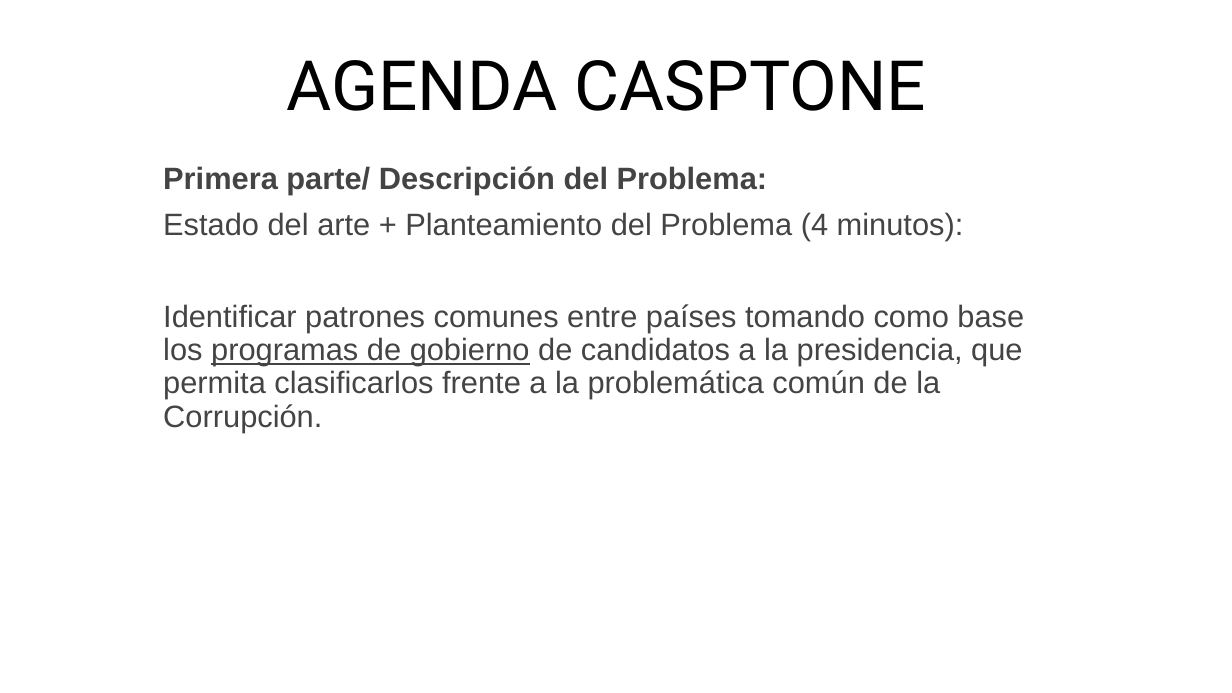
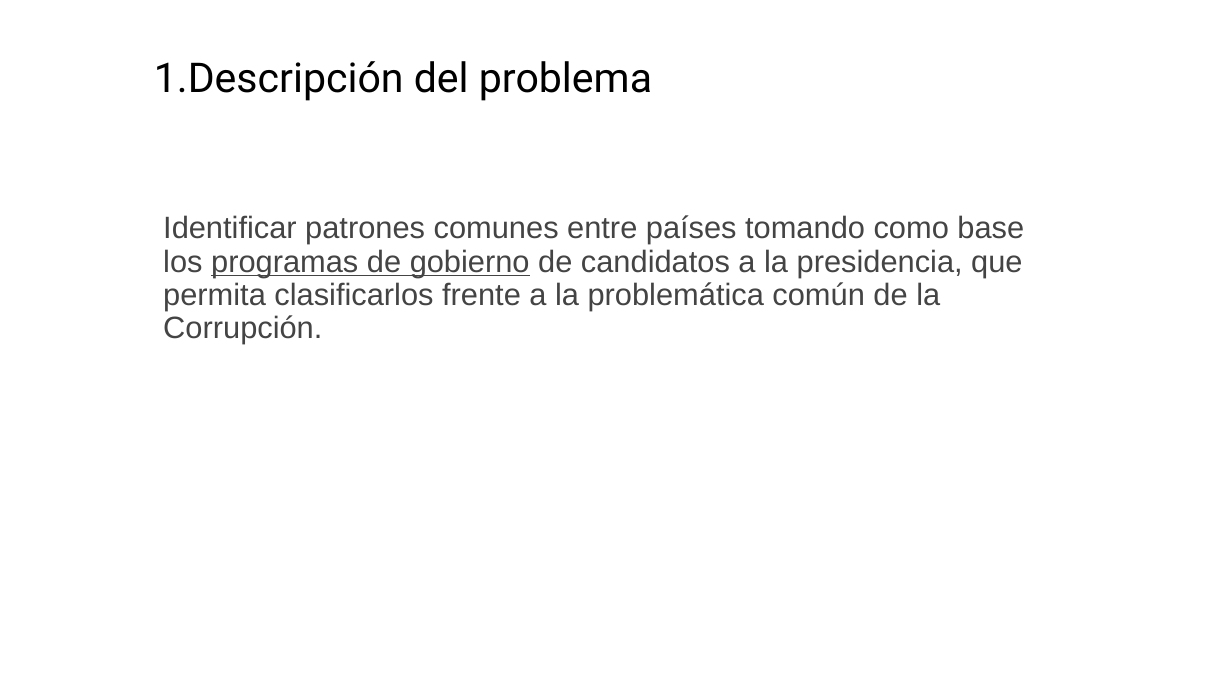
Before and after one commit to MatiasBunsterRaby/Capstone_git, a slide deck: slide 3 of Pres Capstone MBunster 2.pptx (slide 2 before the commit). Drawn at 1232x693 pixels with LibreOffice and Linux fonts; fonts in the diff are those of the drawing. Boxes give left, top, right and bottom in pixels: in the first picture for what was removed or moved away, otherwise in the second. Text is boxed around its words. In the diff, an @@ line names an element or a change of style, - is before the commit and + after.

```diff
--- a/Pres Capstone MBunster 2.pptx
+++ b/Pres Capstone MBunster 2.pptx
@@ title at (154, 61, 652, 101): text changed; size 54 to 32 pt @@
-AGENDA CASPTONE
+1.Descripción del problema
@@ subtitle at (163, 166, 964, 240): paragraphs removed @@
-Primera parte/ Descripción del Problema:
-Estado del arte + Planteamiento del Problema (4 minutos):
```
Also in this commit, not shown: 12 other slides changed, 3 slides added, 2 slides removed, 4 other files.
